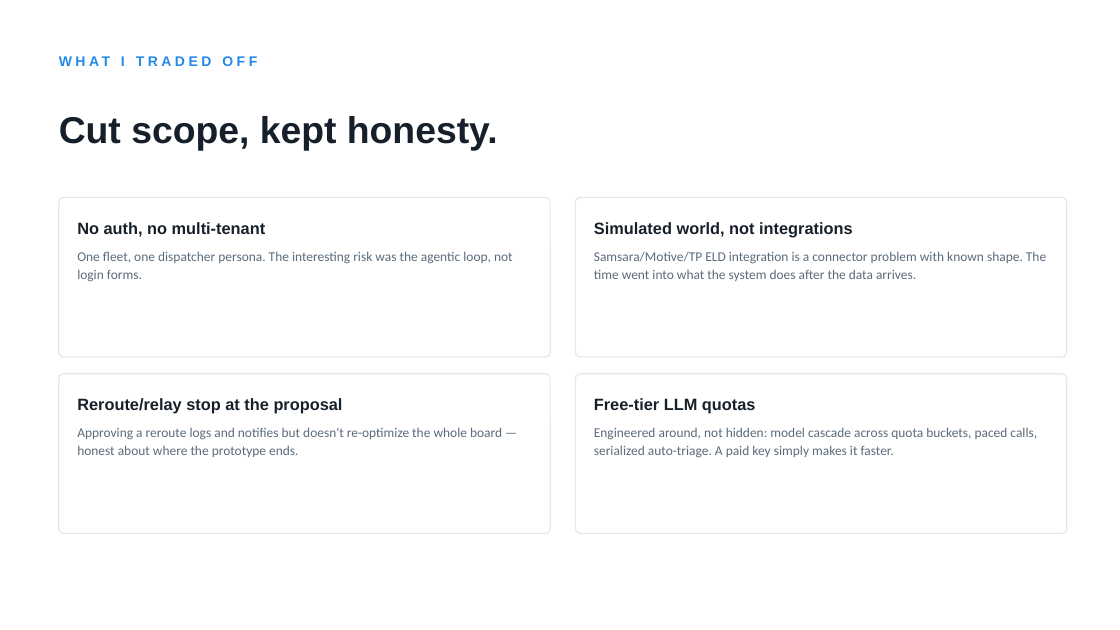
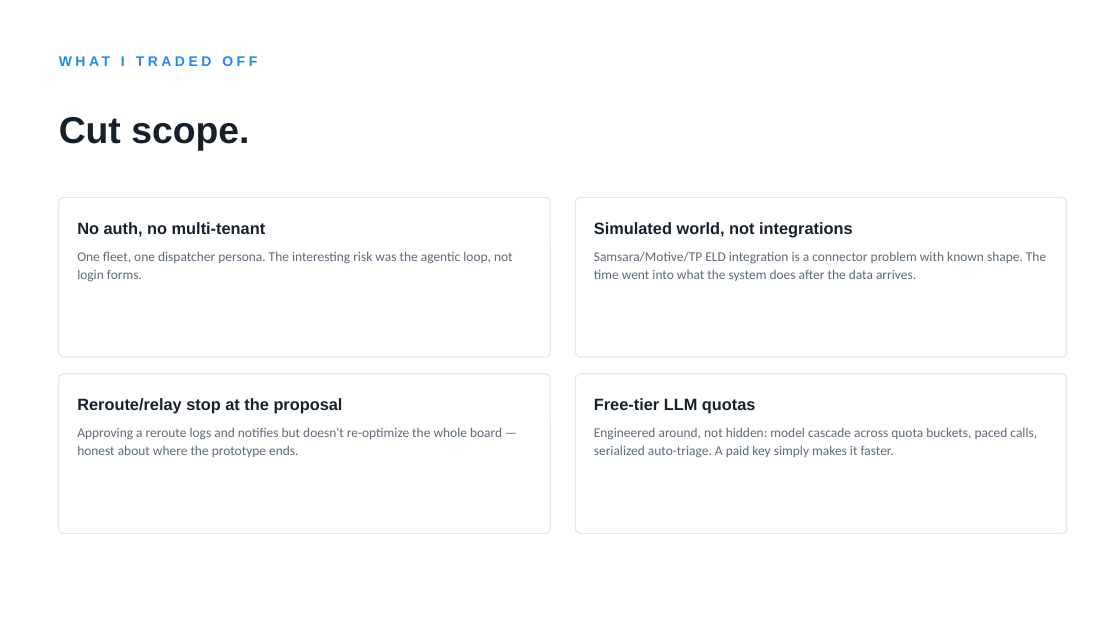
Before and after one commit to asing508/TruckerPath, a slide deck: slide 7 of docs/Fleet-Copilot-Deck.pptx. Drawn at 1120x630 pixels with LibreOffice and Linux fonts; fonts in the diff are those of the drawing. Boxes give left, top, right and bottom in pixels: in the first picture for what was removed or moved away, otherwise in the second. Text is boxed around its words. In the diff, an @@ line names an element or a change of style, - is before the commit and + after.

```diff
--- a/docs/Fleet-Copilot-Deck.pptx
+++ b/docs/Fleet-Copilot-Deck.pptx
@@ text at [59, 117, 249, 150]: text changed @@
-Cut scope, kept honesty.
+Cut scope.
```
Also in this commit, not shown: 8 other slides changed, 2 other files.
